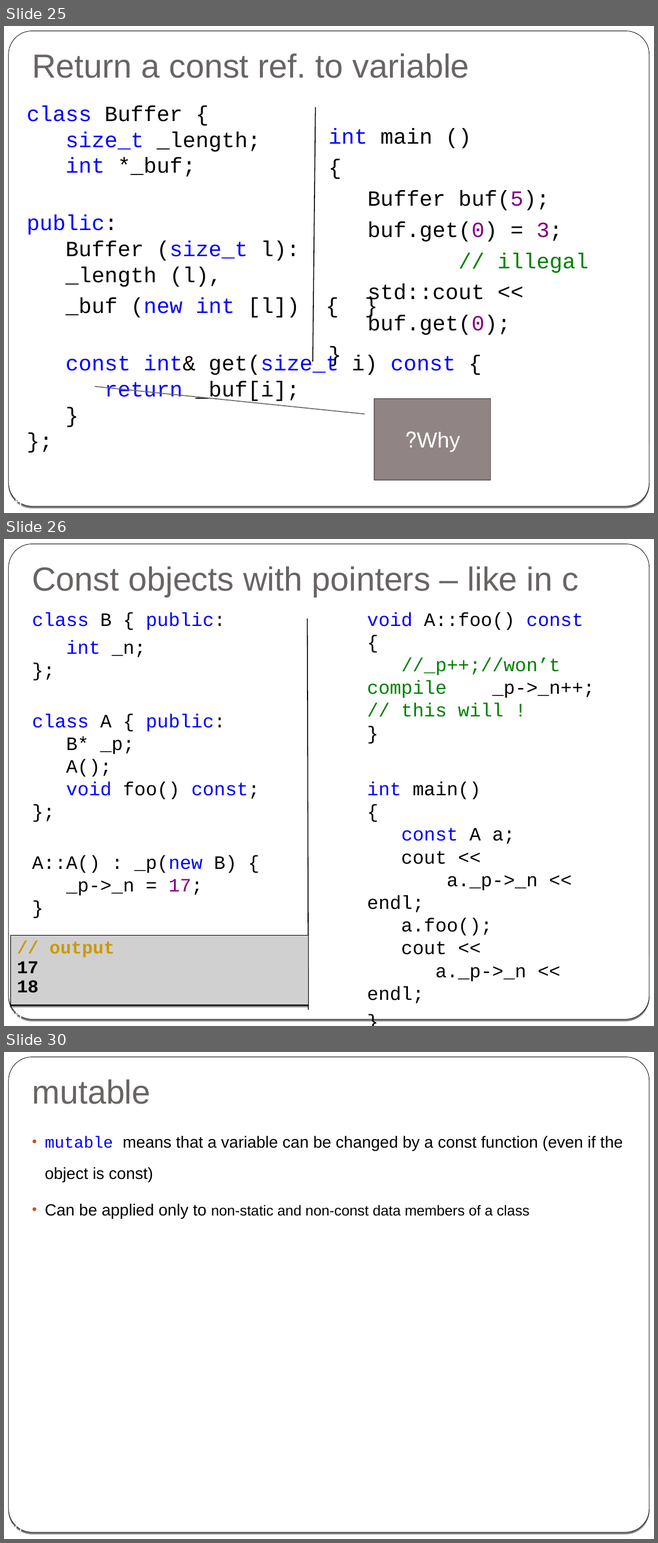
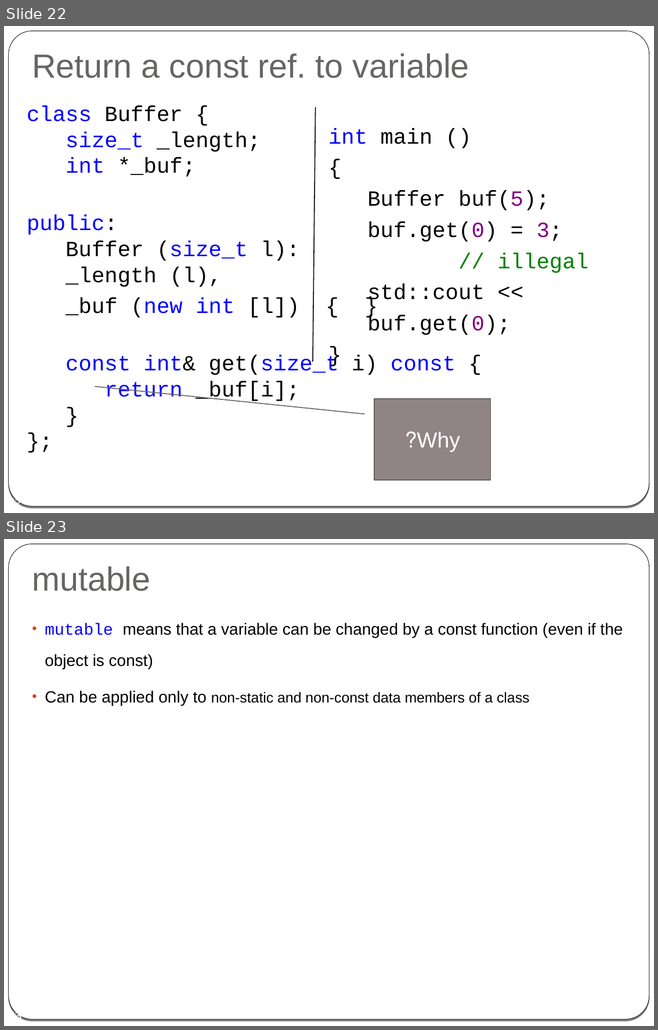
Before and after one commit to cpp-at-ariel/cpp-5778, a slide deck: week03-reference-const/slides-reference.odp. Shown one above the other, each under a label of ours: slides 25, 26 and 30 before the commit, slides 22 and 23 after it; the slides between them are not shown. The pictures are 658x1543 and 658x1030 pixels, drawn with LibreOffice and Linux fonts; fonts in the diff are those of the drawing; grey boxes stand for pictures. Boxes give left, top, right and bottom in pixels: in the first picture for what was removed or moved away, otherwise in the second. Text is boxed around its words. In the diff, an @@ line names an element or a change of style, - is before the commit and + after.

```diff
--- a/week03-reference-const/slides-reference.odp
+++ b/week03-reference-const/slides-reference.odp
@@ slide 26 removed at <box>4,539,654,1026</box>, background gradient #000000 to #FFFFFF; not listed: 2 template elements that a slide beside it also shows @@
@@ title removed at <box>32,566,578,597</box> @@
-Const objects with pointers – like in c
@@ text removed at <box>32,612,260,896</box> @@
-class B { public:
-int _n;
-};
-class A { public:
-B* _p;
-A();
-void foo() const;
-};
-A::A() : _p(new B) {
-_p->_n = 17;
-}
@@ line removed from (307, 618) to (308, 1010) @@
@@ text removed at <box>367,612,594,1004</box> @@
-void A::foo() const
-{
-//_p++;//won’t compile _p->_n++; // this will !
-}
-int main()
-{
-const A a;
-cout <<
-a._p->_n << endl;
-a.foo();
-cout <<
-a._p->_n << endl;
-}
@@ picture removed at <box>10,935,308,1005</box> @@
-// output
-17
-18
@@ page number removed at <box>7,1010,21,1019</box> @@
-26
@@ what was slide 25 is now slide 22 @@
@@ page number at <box>7,497,21,506</box>: text changed @@
-25
+22
@@ what was slide 30 is now slide 23 @@
@@ page number at <box>7,1010,21,1019</box>: text changed @@
-30
+23
```
Also in this commit, not shown: 7 slides changed, 7 other slides removed, 30 other files.
